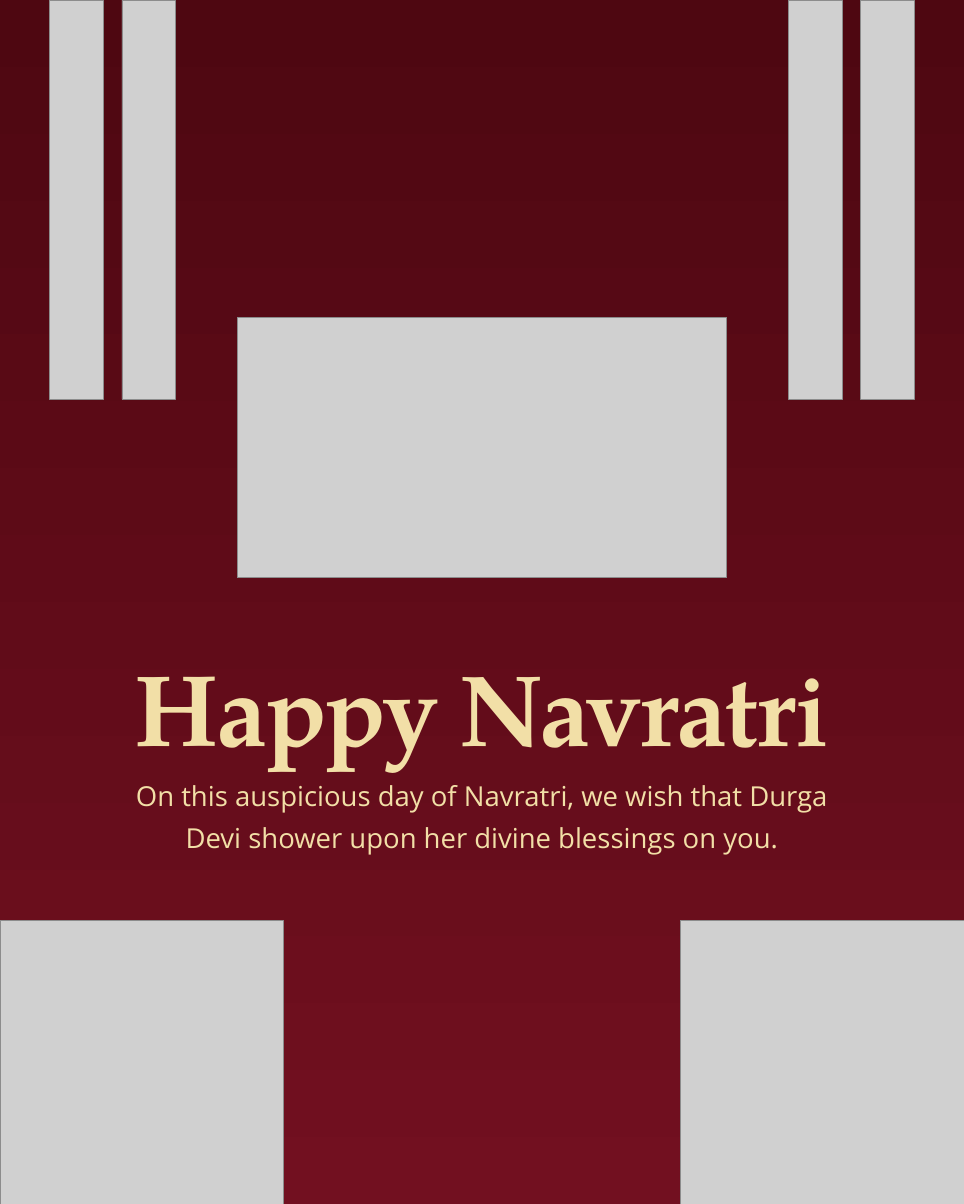
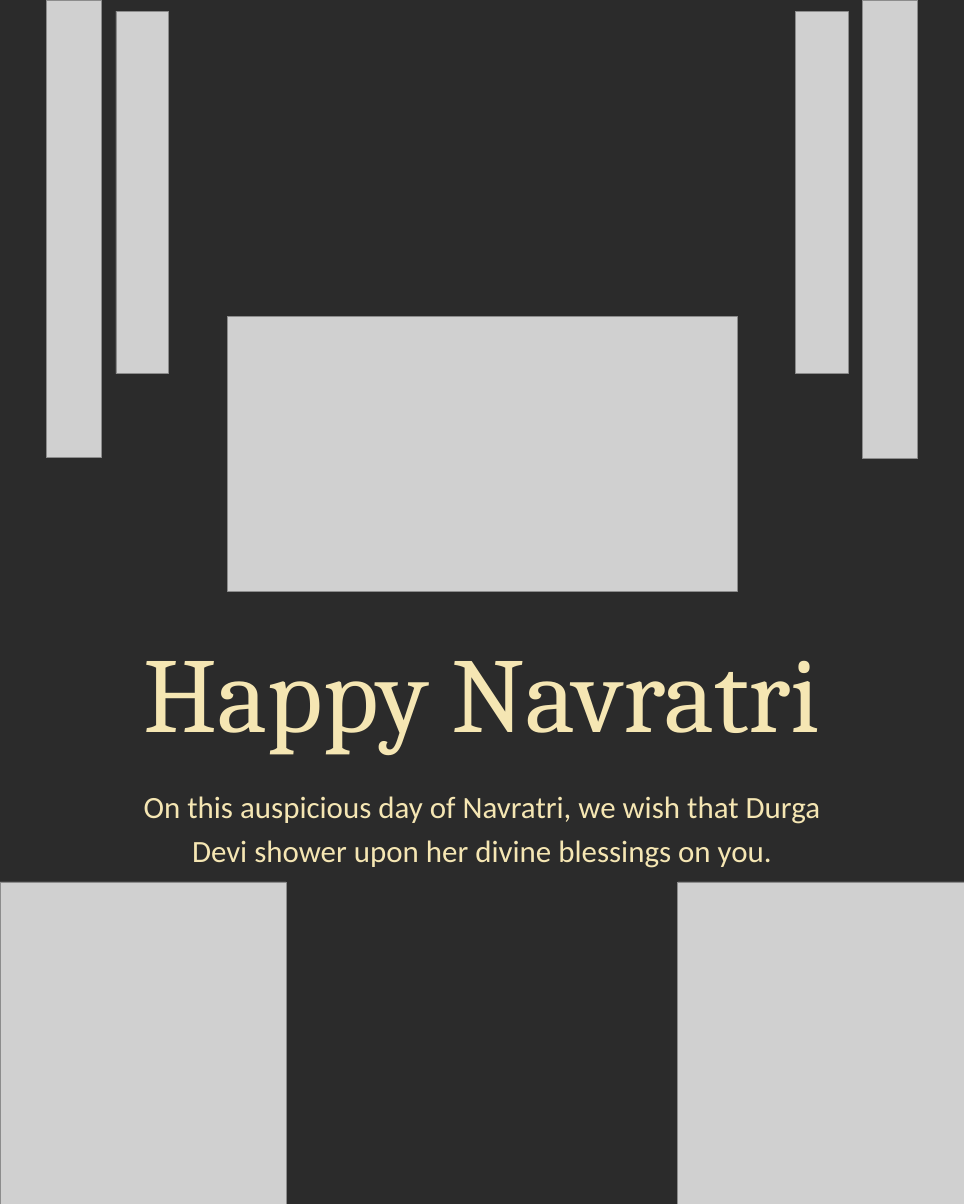
Before and after one commit to Manikatlantis/UMB_NewWebsite, a slide deck: slide 1 of Happy_Navratri_Greeting.pptx. Drawn at 964x1204 pixels with LibreOffice and Linux fonts; fonts in the diff are those of the drawing; grey boxes stand for pictures; background and template pictures are left out; a plain dark background stands for a picture behind light text. Boxes give left, top, right and bottom in pixels: in the first picture for what was removed or moved away, otherwise in the second. Text is boxed around its words. In the diff, an @@ line names an element or a change of style, - is before the commit and + after.

```diff
--- a/Happy_Navratri_Greeting.pptx
+++ b/Happy_Navratri_Greeting.pptx
@@ background #FFFFFF to picture (left out) @@
@@ rectangle removed at (x1=0, y1=0, x2=964, y2=1204) @@
@@ picture resized from (x1=49, y1=0, x2=103, y2=399) to (x1=46, y1=0, x2=101, y2=458) @@
@@ picture resized from (x1=122, y1=0, x2=176, y2=399) to (x1=116, y1=12, x2=169, y2=374) @@
@@ picture resized from (x1=788, y1=0, x2=842, y2=399) to (x1=796, y1=12, x2=849, y2=374) @@
@@ picture resized from (x1=861, y1=0, x2=915, y2=399) to (x1=863, y1=0, x2=918, y2=458) @@
@@ picture resized from (x1=237, y1=317, x2=727, y2=577) to (x1=228, y1=316, x2=737, y2=591) @@
@@ text "Happy Navratri" at (x1=144, y1=661, x2=821, y2=755): size 88.5 to 93 pt, font TeX Gyre Pagella to Cambria, text colour #F2DFA7 to #F5E6B3, letter spacing -2 to 0 pt, bold off; line spacing 1.15 to 1 @@
@@ text "On this auspicious day of ..." moved from (x1=136, y1=785, x2=827, y2=855) to (x1=144, y1=796, x2=820, y2=868) @@
@@ text "On this auspicious day of ..." at (x1=144, y1=796, x2=820, y2=868): size 24 to 27 pt, font Open Sans to Calibri, text colour #F2DFA7 to #F5E6B3; line spacing 1.25 to 1.2 @@
@@ picture resized from (x1=0, y1=921, x2=284, y2=1204) to (x1=0, y1=882, x2=286, y2=1204) @@
@@ picture resized from (x1=680, y1=921, x2=964, y2=1204) to (x1=678, y1=882, x2=964, y2=1204) @@
```
Also in this commit, not shown: 1 other file.
